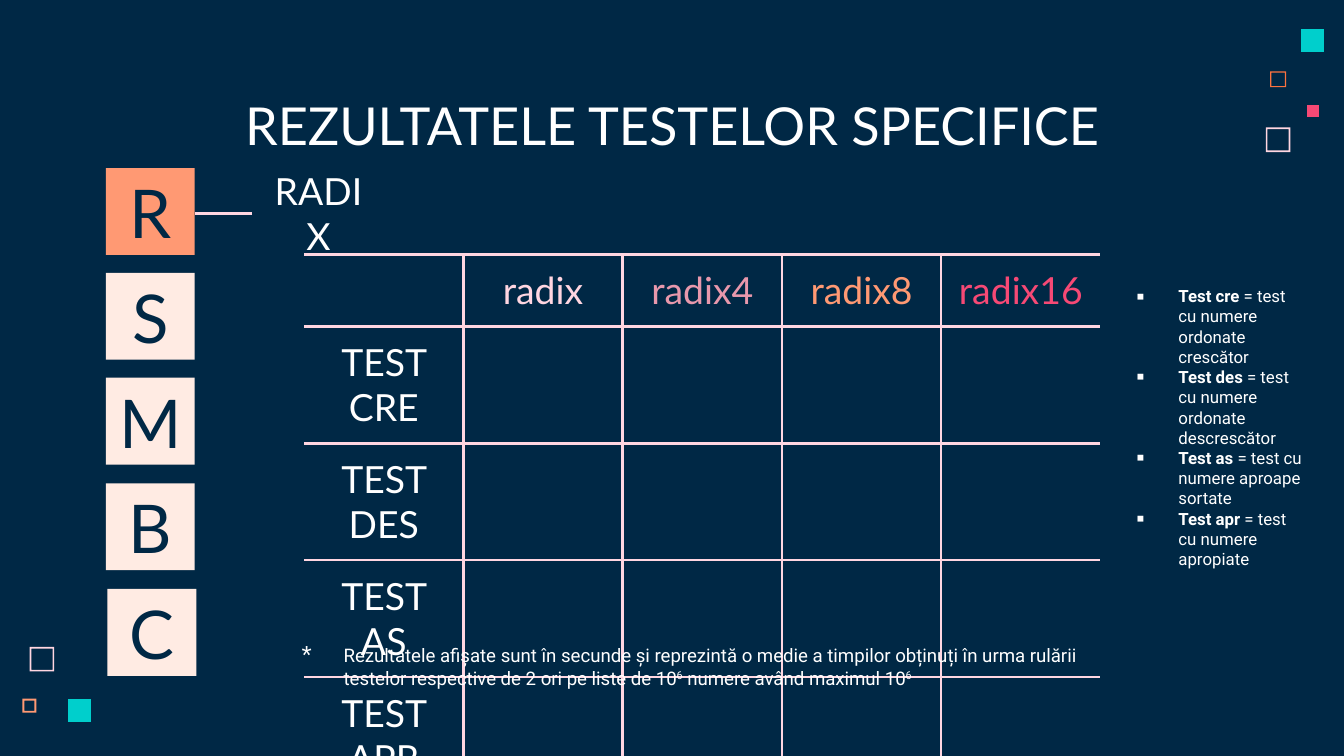
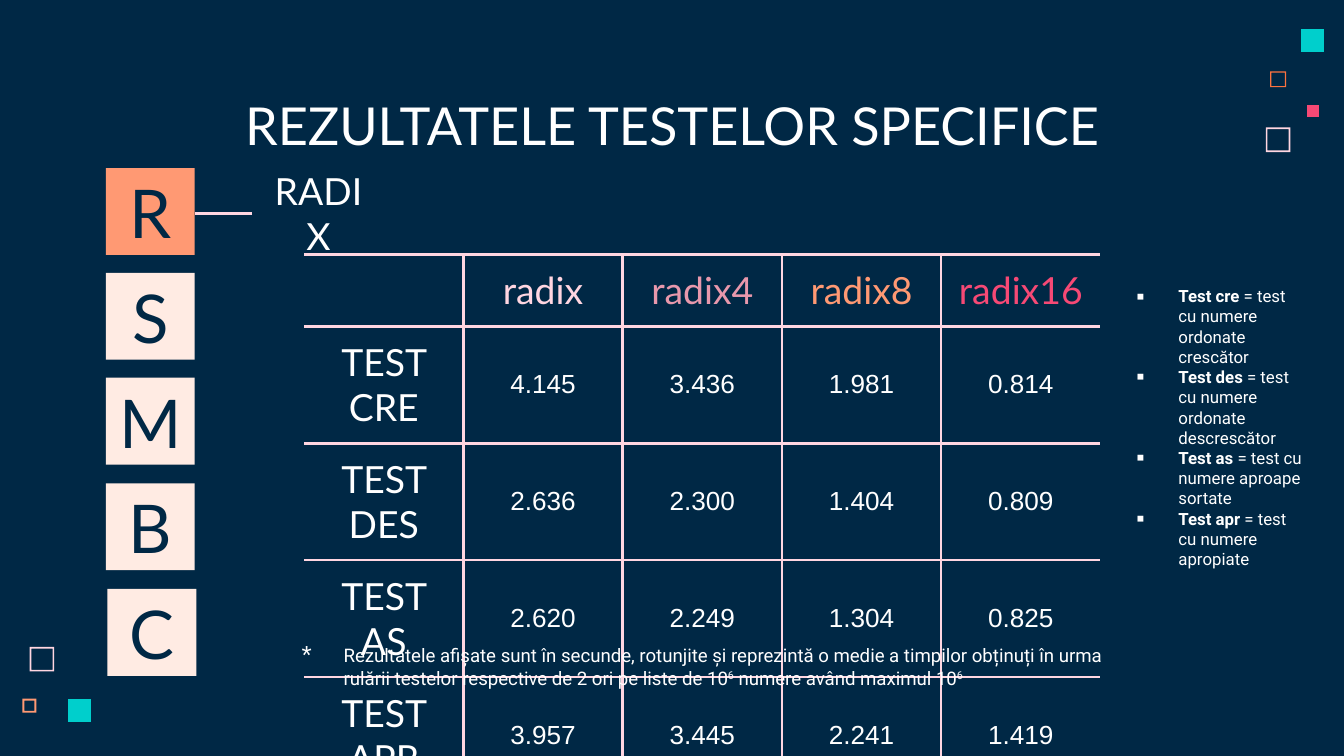
Before and after one commit to iam-mj/1stProject_SD, a slide deck: slide 6 of Primul Proiect SD.pptx. Drawn at 1344x756 pixels with LibreOffice and Linux fonts; fonts in the diff are those of the drawing. Boxes give left, top, right and bottom in pixels: in the first picture for what was removed or moved away, otherwise in the second. Text is boxed around its words. In the diff, an @@ line names an element or a change of style, - is before the commit and + after.

Commit message:
finished the ppt

```diff
--- a/Primul Proiect SD.pptx
+++ b/Primul Proiect SD.pptx
@@ table at <box>304,254,1103,749</box> @@
-row 2: TEST CRE |  |  |  | 
+row 2: TEST CRE | 4.145 | 3.436 | 1.981 | 0.814
-row 3: TEST DES |  |  |  | 
+row 3: TEST DES | 2.636 | 2.300 | 1.404 | 0.809
-row 4: TEST AS |  |  |  | 
+row 4: TEST AS | 2.620 | 2.249 | 1.304 | 0.825
-row 5: TEST APR |  |  |  | 
+row 5: TEST APR | 3.957 | 3.445 | 2.241 | 1.419
@@ text at <box>344,645,1102,691</box>: text changed @@
-* Rezultatele afișate sunt în secunde și reprezintă o medie a timpilor obținuți în urma rulării testelor respective de 2 ori pe liste de 106 numere având maximul 106
+* Rezultatele afișate sunt în secunde, rotunjite și reprezintă o medie a timpilor obținuți în urma rulării testelor respective de 2 ori pe liste de 106 numere având maximul 106
```
Also in this commit, not shown: 16 other slides changed, 3 slides added, 1 slide removed.
